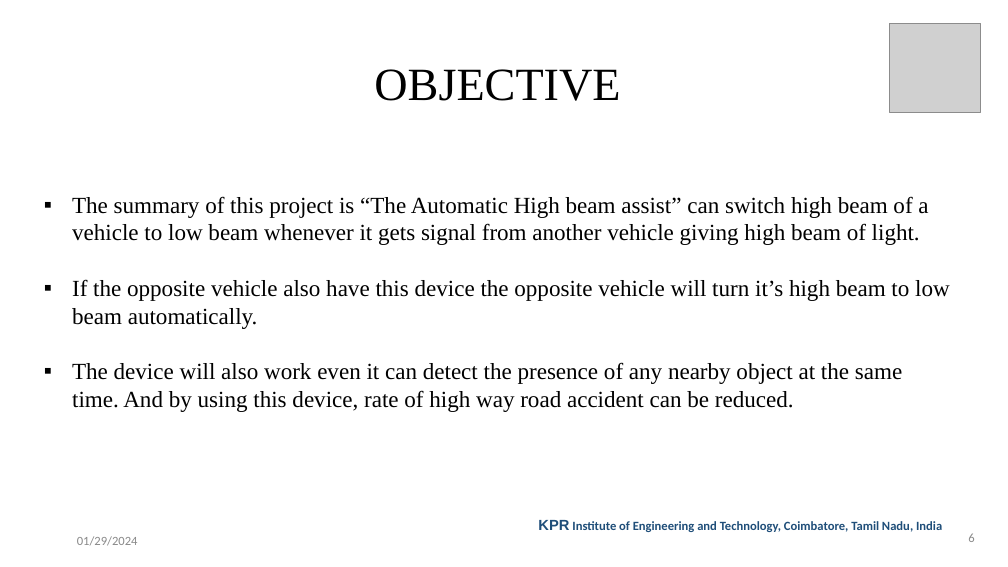
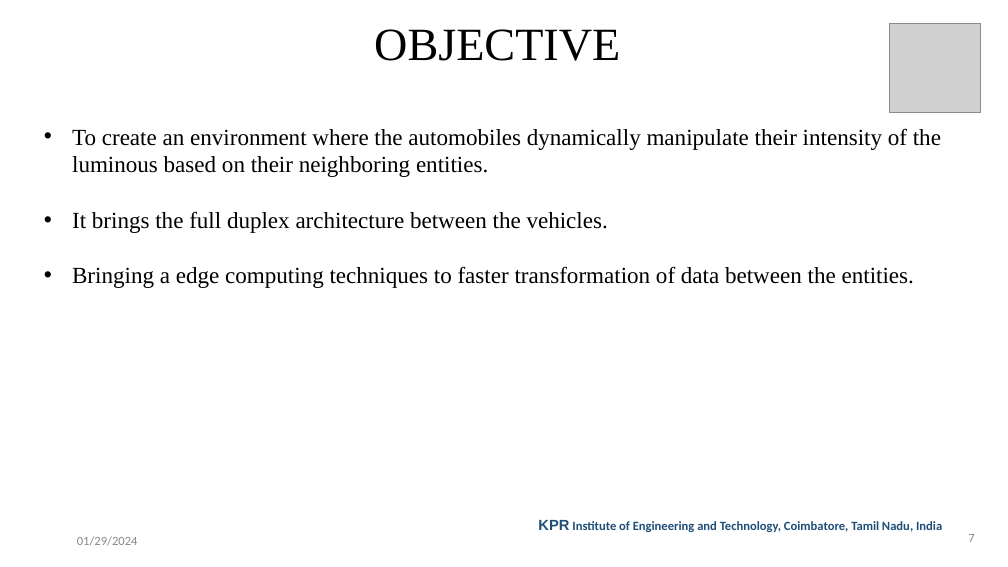
Before and after one commit to ARAVIND1702/ALAS_PPT, a slide deck: slide 7 of First Review-PPT_Template.pptx (slide 6 before the commit). Drawn at 1008x567 pixels with LibreOffice and Linux fonts; fonts in the diff are those of the drawing; grey boxes stand for pictures; background and template pictures are left out. Boxes give left, top, right and bottom in pixels: in the first picture for what was removed or moved away, otherwise in the second. Text is boxed around its words. In the diff, an @@ line names an element or a change of style, - is before the commit and + after.

```diff
--- a/First Review-PPT_Template.pptx
+++ b/First Review-PPT_Template.pptx
@@ text "OBJECTIVE": place and size @@
-text "OBJECTIVE" at (374, 69, 620, 101)
+text "OBJECTIVE" at (374, 29, 620, 61)
@@ text at (72, 128, 941, 288): text changed @@
-▪ The summary of this project is “The Automatic High beam assist” can switch high beam of a vehicle to low beam whenever it gets signal from another vehicle giving high beam of light.
-▪ If the opposite vehicle also have this device the opposite vehicle will turn it’s high beam to low beam automatically.
-▪ The device will also work even it can detect the presence of any nearby object at the same time. And by using this device, rate of high way road accident can be reduced.
+• To create an environment where the automobiles dynamically manipulate their intensity of the luminous based on their neighboring entities.
+• It brings the full duplex architecture between the vehicles.
+• Bringing a edge computing techniques to faster transformation of data between the entities.
@@ page number at (968, 534, 974, 542): text changed @@
-6
+7
```
Also in this commit, not shown: 12 other slides changed, 1 slide added.
